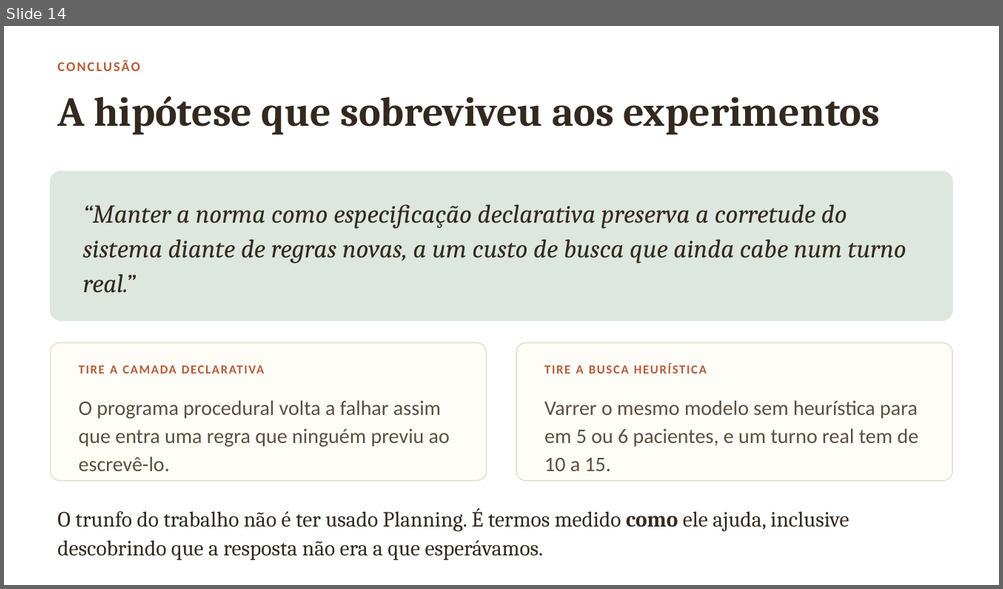
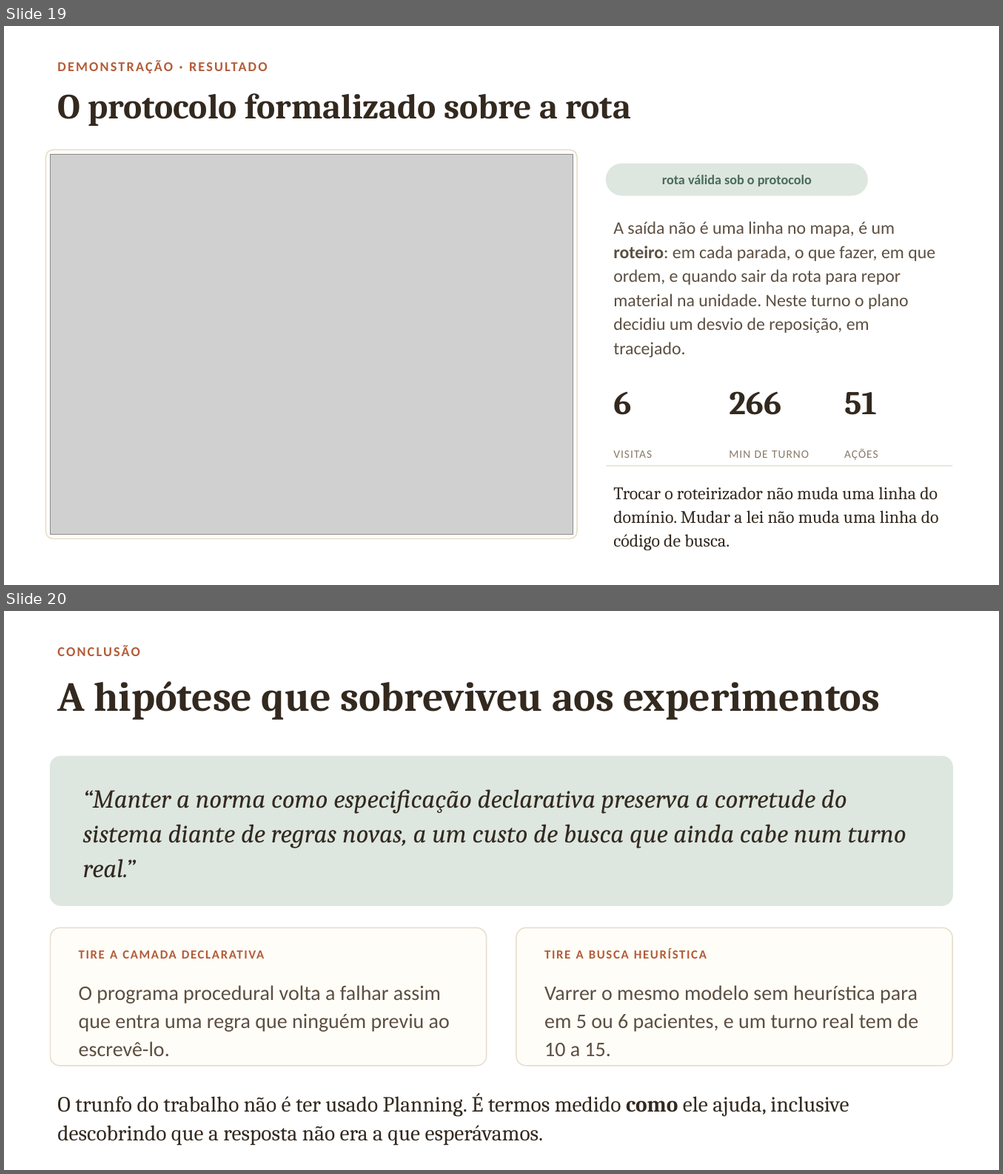
Before and after one commit to extreme500/PCI-Saude-GrupoB, a slide deck: apresentacao/3/apresentacao-final.pptx. Shown one above the other, each under a label of ours: slide 14 before the commit, slides 19 and 20 after it. The pictures are 1003x589 and 1003x1174 pixels, drawn with LibreOffice and Linux fonts; fonts in the diff are those of the drawing; grey boxes stand for pictures; background and template pictures are left out. Boxes give left, top, right and bottom in pixels: in the first picture for what was removed or moved away, otherwise in the second. Text is boxed around its words. In the diff, an @@ line names an element or a change of style, - is before the commit and + after.

```diff
--- a/apresentacao/3/apresentacao-final.pptx
+++ b/apresentacao/3/apresentacao-final.pptx
@@ slide 19 added at <box>4,26,999,585</box>, background picture (left out) @@
@@ text added at <box>51,54,952,79</box>, 13 pt, text #B35C38, bold @@
+DEMONSTRAÇÃO · RESULTADO
@@ text added at <box>57,93,631,126</box>, 34 pt, text #33291F, bold @@
+O protocolo formalizado sobre a rota
@@ rounded rectangle added at <box>45,150,577,540</box>, fill #FFFDF8, outline #E6DCCB 1 pt @@
@@ picture added at <box>51,154,572,535</box> @@
@@ rounded rectangle added at <box>606,164,868,195</box>, fill #DDE7E0, outline #DDE7E0 1 pt @@
@@ text added at <box>662,175,811,187</box>, 13 pt, text #4A6B5B, bold @@
+rota válida sob o protocolo
@@ text added at <box>613,221,935,358</box>, 17 pt, text #5C4F41 @@
+A saída não é uma linha no mapa, é um roteiro: em cada parada, o que fazer, em que ordem, e quando sair da rota para repor material na unidade. Neste turno o plano decidiu um desvio de reposição, em tracejado.
@@ text added at <box>613,392,631,415</box>, 32 pt, text #33291F, bold @@
+6
@@ text added at <box>728,392,781,415</box>, 32 pt, text #33291F, bold @@
+266
@@ text added at <box>844,392,876,415</box>, 32 pt, text #33291F, bold @@
+51
@@ line added from (606, 466) to (952, 466), #E6DCCB 1 pt @@
@@ text added at <box>613,451,652,458</box>, 11 pt, text #8A7A67 @@
+VISITAS
@@ text added at <box>728,451,808,458</box>, 11 pt, text #8A7A67 @@
+MIN DE TURNO
@@ text added at <box>844,449,877,460</box>, 11 pt, text #8A7A67 @@
+AÇÕES
@@ text added at <box>613,487,939,551</box>, 17 pt, text #33291F @@
+Trocar o roteirizador não muda uma linha do domínio. Mudar a lei não muda uma linha do código de busca.
@@ what was slide 14 is now slide 20 @@
```
Also in this commit, not shown: 6 other slides added, 1 slide removed, 9 other files.
